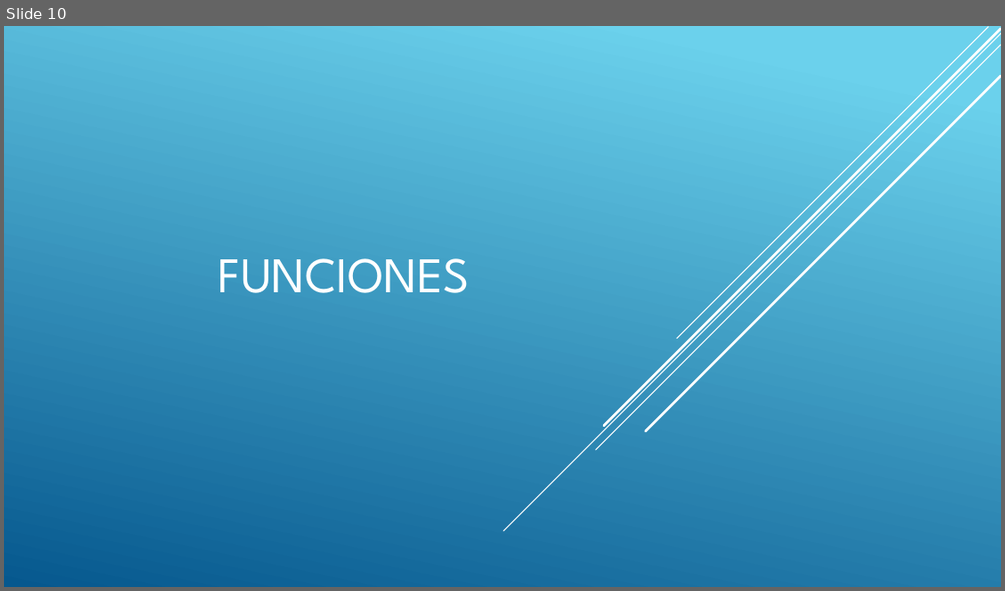
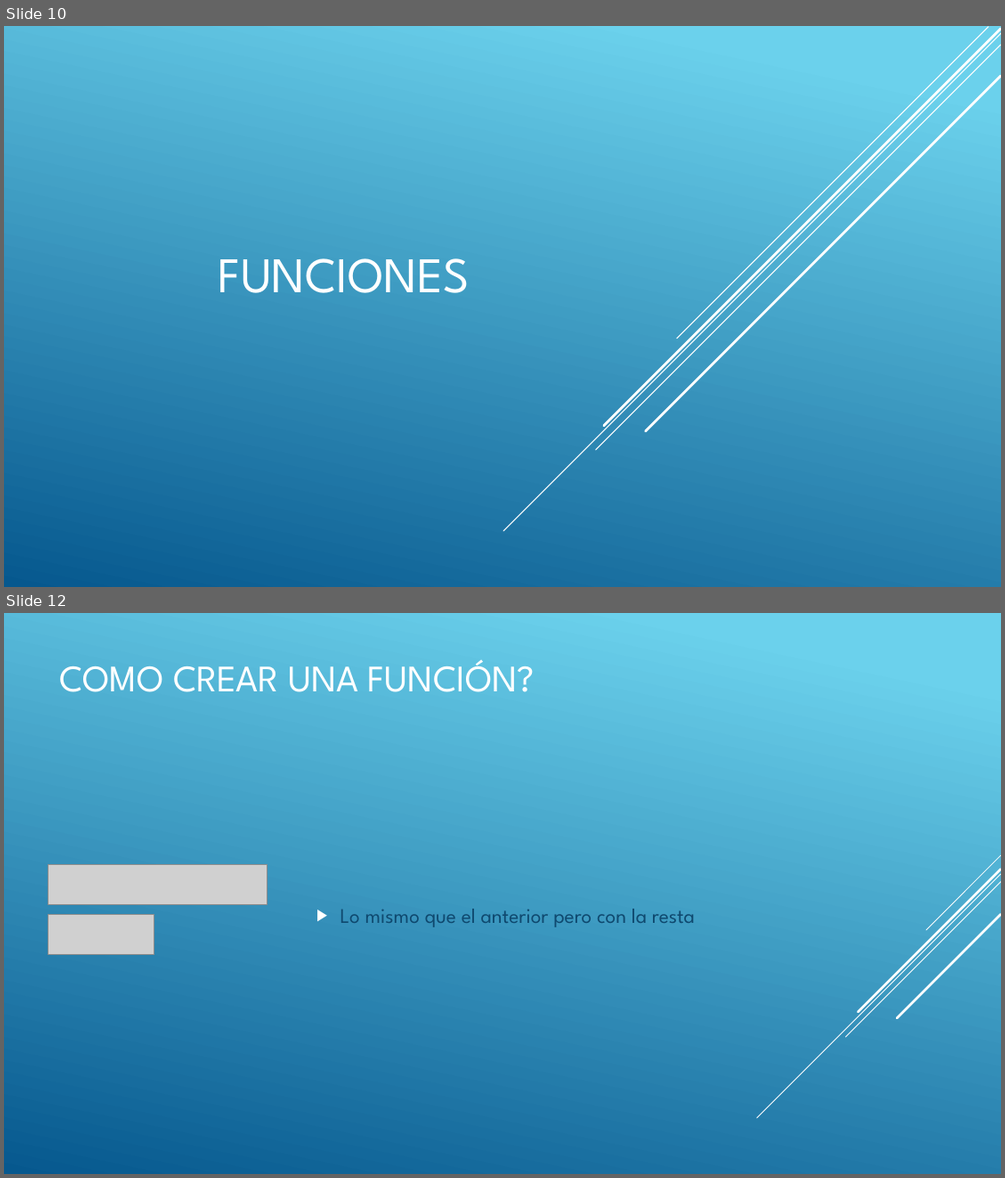
Before and after one commit to DPrietoRazola/R-DataScience, a slide deck: 2-Estructuras de Control de Flujo y Funciones.pptx. Shown one above the other, each under a label of ours: slide 10 before the commit, slides 10 and 12 after it; the slides between them are not shown. The pictures are 1005x591 and 1005x1178 pixels, drawn with LibreOffice and Linux fonts; fonts in the diff are those of the drawing; grey boxes stand for pictures. Boxes give left, top, right and bottom in pixels: in the first picture for what was removed or moved away, otherwise in the second. Text is boxed around its words. In the diff, an @@ line names an element or a change of style, - is before the commit and + after.

```diff
--- a/2-Estructuras de Control de Flujo y Funciones.pptx
+++ b/2-Estructuras de Control de Flujo y Funciones.pptx
@@ slide 12 added at bbox=[4, 613, 1001, 1174], background gradient #6ED2EB to #06588E @@
@@ title added at bbox=[59, 659, 534, 692], 36 pt, text #FFFFFF @@
+COMO CREAR UNA FUNCIÓN?
@@ picture added at bbox=[48, 864, 267, 904] @@
@@ picture added at bbox=[48, 915, 154, 954] @@
@@ text added at bbox=[340, 908, 695, 927], 20 pt, text #0F496F @@
+▶ Lo mismo que el anterior pero con la resta
@@ group added at bbox=[757, 855, 1001, 1118]: 5 lines @@
```
Also in this commit, not shown: 3 slides changed, 6 other slides added.
